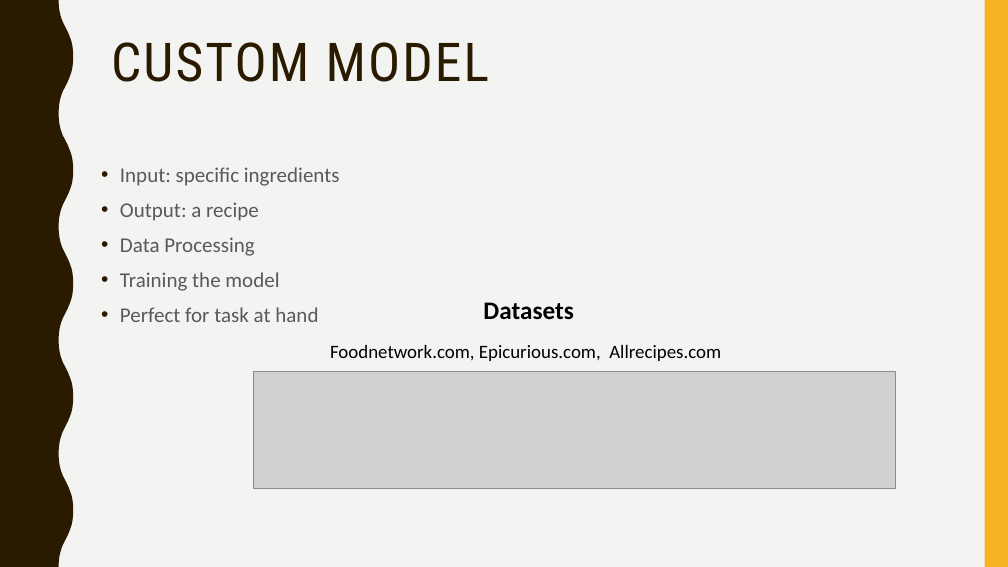
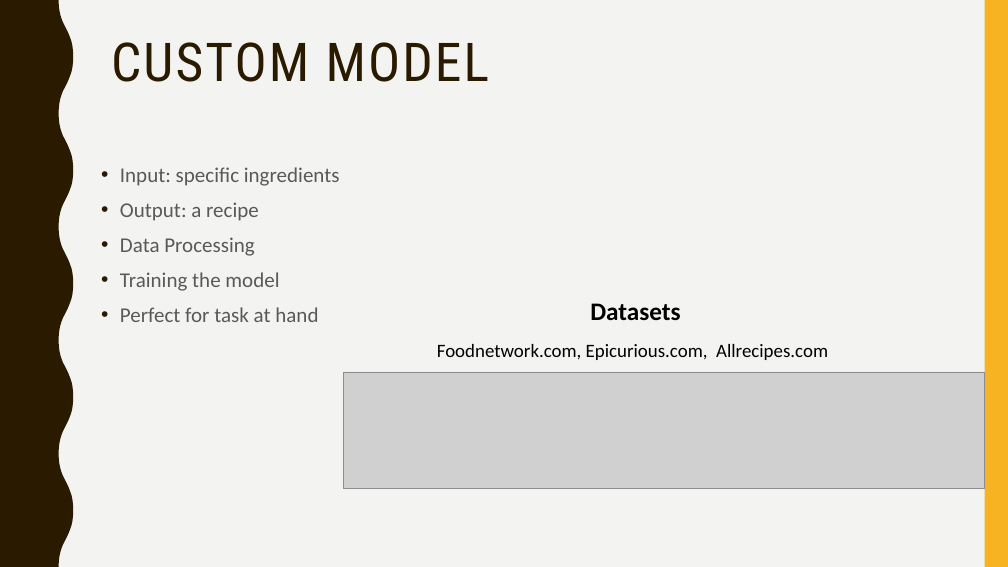
Before and after one commit to timholthuijsen/NLPChef, a slide deck: slide 5 of NLPCHEF.pptx (slide 6 before the commit). Drawn at 1008x567 pixels with LibreOffice and Linux fonts; fonts in the diff are those of the drawing; grey boxes stand for pictures. Boxes give left, top, right and bottom in pixels: in the first picture for what was removed or moved away, otherwise in the second. Text is boxed around its words. In the diff, an @@ line names an element or a change of style, - is before the commit and + after.

```diff
--- a/NLPCHEF.pptx
+++ b/NLPCHEF.pptx
@@ text "Datasets": place and size @@
-text "Datasets" at (483, 302, 573, 320)
+text "Datasets" at (590, 303, 680, 320)
@@ text "Foodnetwork.com, Epicurious.com, Allrecipes.com": place and size @@
-text "Foodnetwork.com, Epicurious.com, Allrecipes.com" at (330, 345, 721, 361)
+text "Foodnetwork.com, Epicurious.com, Allrecipes.com" at (437, 344, 828, 360)
@@ picture: place and size @@
-picture at (254, 372, 895, 489)
+picture at (343, 372, 985, 489)
```
Also in this commit, not shown: 2 other slides changed, 1 slide removed.
